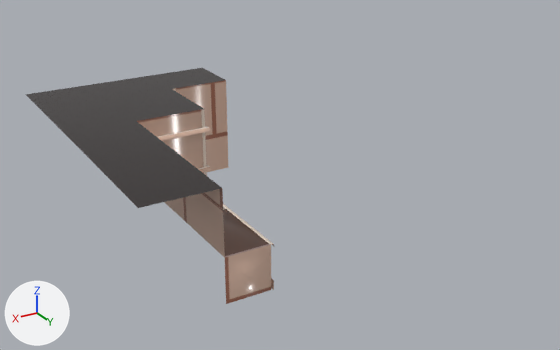
The FBX model Assets/People/RJ/Level/[export]/walls.fbx, before and after one commit.
Camera for both pictures: a 50 mm camera at (64.9, 128.2, 59.8) aimed at (-0.5, 19.2, 5.3). The lights are fixed; the arrows at lower left show +X, +Y and +Z. Where no turn or scale is listed for an object, it has been applied to the vertices. Vertices at the same position are counted once.

Objects in the first picture: 'walls'.
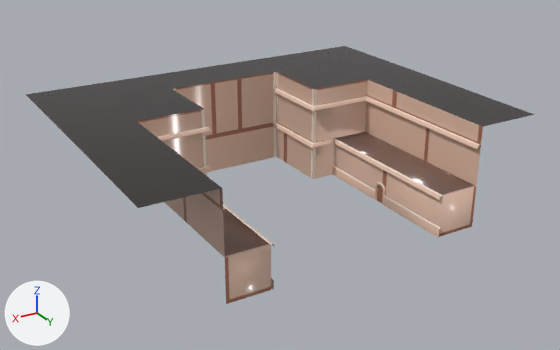
The change, as a diff of the scene's bpy script:
```diff
--- a/Assets/People/RJ/Level/[export]/walls.fbx.py
+++ b/Assets/People/RJ/Level/[export]/walls.fbx.py
@@ me_mesh @@
 # used by ob_walls; location = (0.0, 0.0, 0.0)
-me_mesh.from_pydata(...)  # 275 vertices, 297 faces; spans x 0.0..35.1, y -10.4..44.5, z 0.0..18.0
+me_mesh.from_pydata(...)  # 547 vertices, 594 faces; spans x -35.1..35.1, y -10.4..44.5, z 0.0..18.0
+# me_mesh part 1: the loose piece of 14 vertices spanning x 15.9..16.0, y 27.6..29.3, z 0.0..3.3 is copied, and the copy is moved by (-31.9, 0.0, 0.0); it spans x -16.0..-15.9, y 27.6..29.3, z 0.0..3.3
+# me_mesh part 2
+# 180 vertices are added at x -35.1..-10.4, y -10.4..44.5, z 0.0..18.0
+# 10 new vertices lie (0.5, 0.0, 0.0) away from vertices in x -23.4..-11.2, y 0.0..44.2, z 0.0..18.0
+# 44 new faces join them, mat_material__53 (picture img_walls01_png)
+# 6 new faces join them, mat_material__54 (picture img_floor01_png)
+# 154 new faces join them, mat_material__2 (picture img_01_png)
 me_mesh.materials.append(mat_material__53)
```

Location of each change, (x1, y1, x2, y2) in pixels of the pictures (560 x 350 px):
'walls', reshaped (103% wider, 9% taller)
    before: (25, 68, 275, 304)
    after: (25, 46, 534, 304)
part 1 of me_mesh, added
    after: (377, 186, 383, 203)
part 2 of me_mesh, added (beige)
    after: (203, 46, 534, 238)
